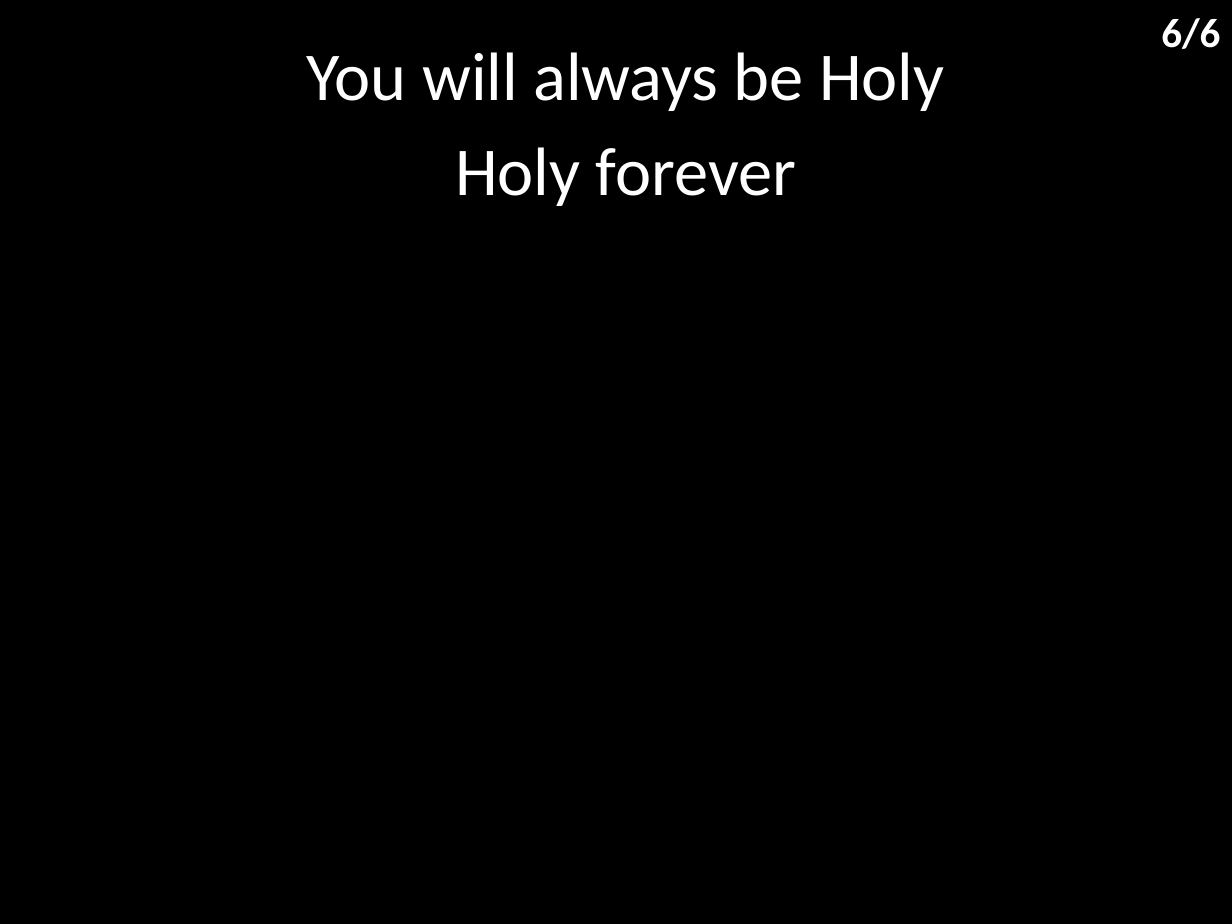
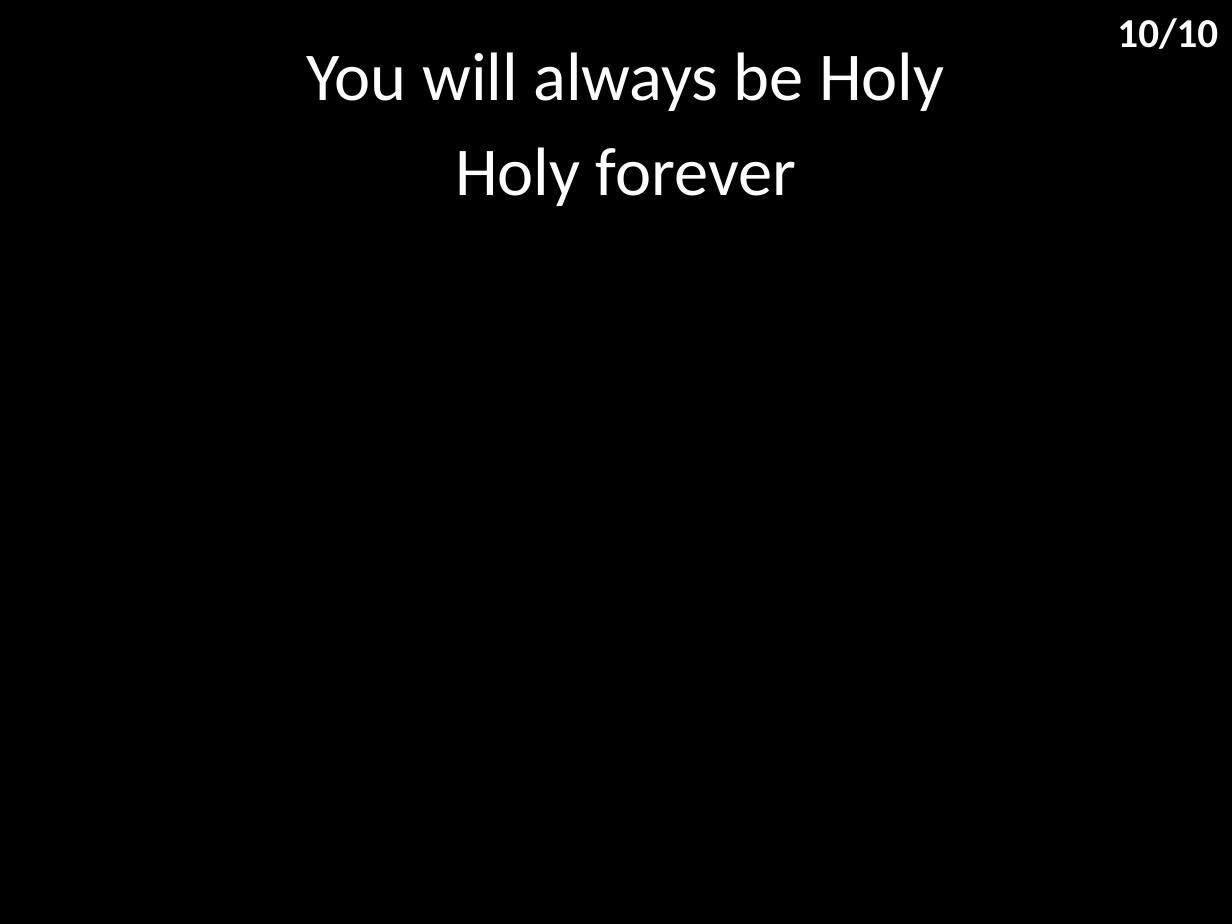
Before and after one commit to hoo-are-ya/worship, a slide deck: slide 11 of docs/songs/holy forever.pptx (slide 7 before the commit). Drawn at 1232x924 pixels with LibreOffice and Linux fonts; fonts in the diff are those of the drawing. Boxes give left, top, right and bottom in pixels: in the first picture for what was removed or moved away, otherwise in the second. Text is boxed around its words. In the diff, an @@ line names an element or a change of style, - is before the commit and + after.

```diff
--- a/docs/songs/holy forever.pptx
+++ b/docs/songs/holy forever.pptx
@@ text at (1117,18,1218,49): text changed @@
-6/6
+10/10
```
Also in this commit, not shown: 5 other slides changed, 4 slides added, 1 other file.
